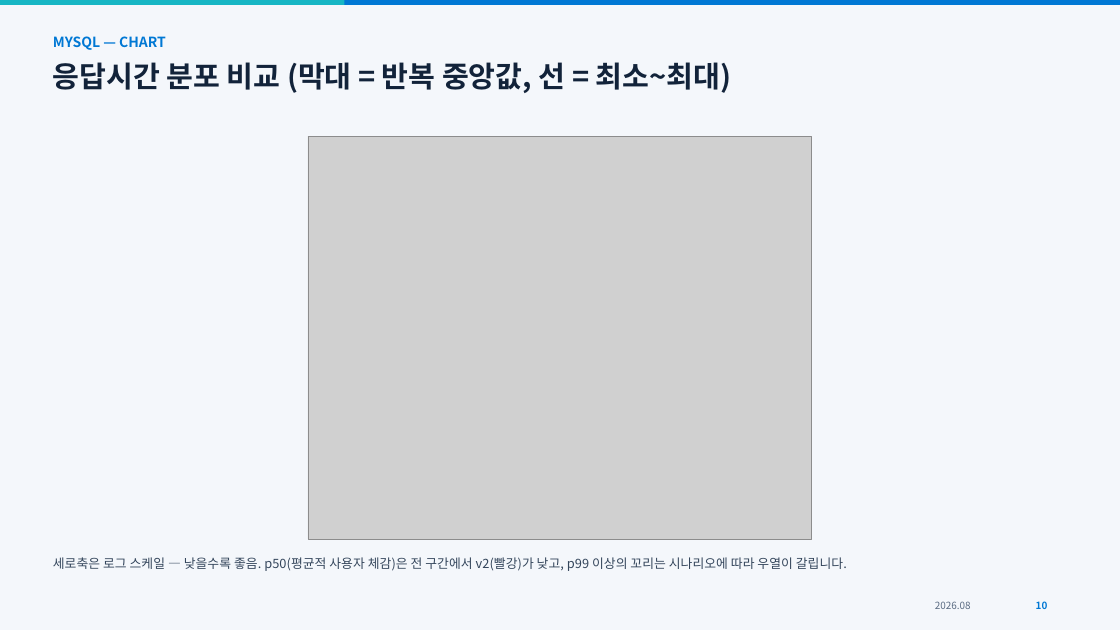
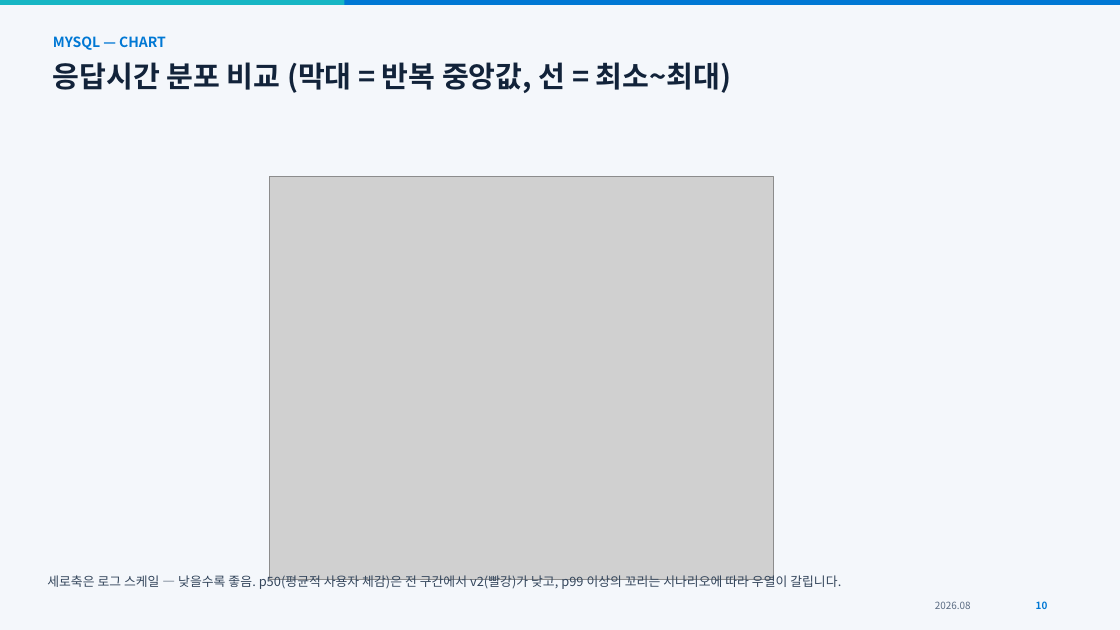
Before and after one commit to DalBamS/azure-db-game-benchmark, a slide deck: slide 10 of report/20260826_KRAFTON_DB_Benchmark_v2.pptx. Drawn at 1120x630 pixels with LibreOffice and Linux fonts; fonts in the diff are those of the drawing; grey boxes stand for pictures. Boxes give left, top, right and bottom in pixels: in the first picture for what was removed or moved away, otherwise in the second. Text is boxed around its words. In the diff, an @@ line names an element or a change of style, - is before the commit and + after.

```diff
--- a/report/20260826_KRAFTON_DB_Benchmark_v2.pptx
+++ b/report/20260826_KRAFTON_DB_Benchmark_v2.pptx
@@ picture: place and size @@
-picture at box(308, 136, 812, 539)
+picture at box(270, 176, 774, 580)
@@ text "세로축은 로그 스케일 — 낮을수록 ..." rewrapped from box(53, 557, 847, 571) to box(47, 573, 841, 591) @@
```
Also in this commit, not shown: 2 other slides changed, 2 other files.
